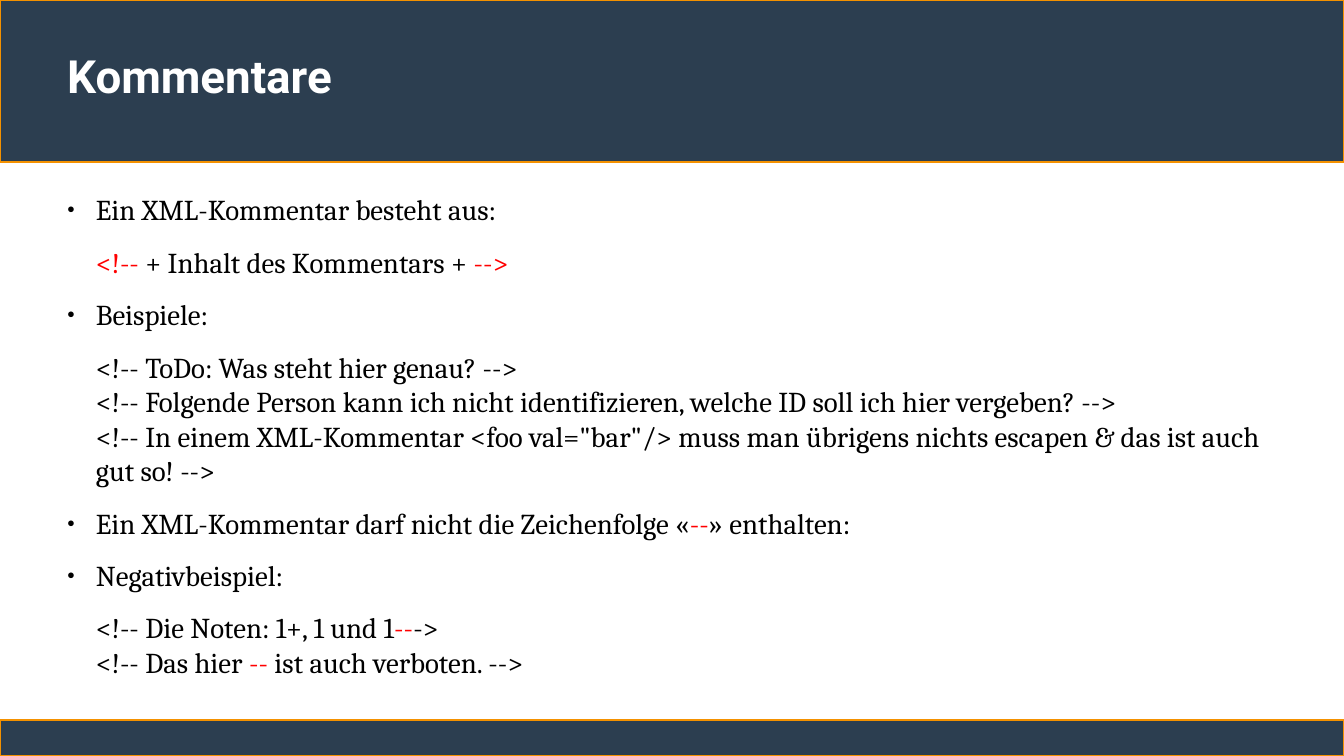
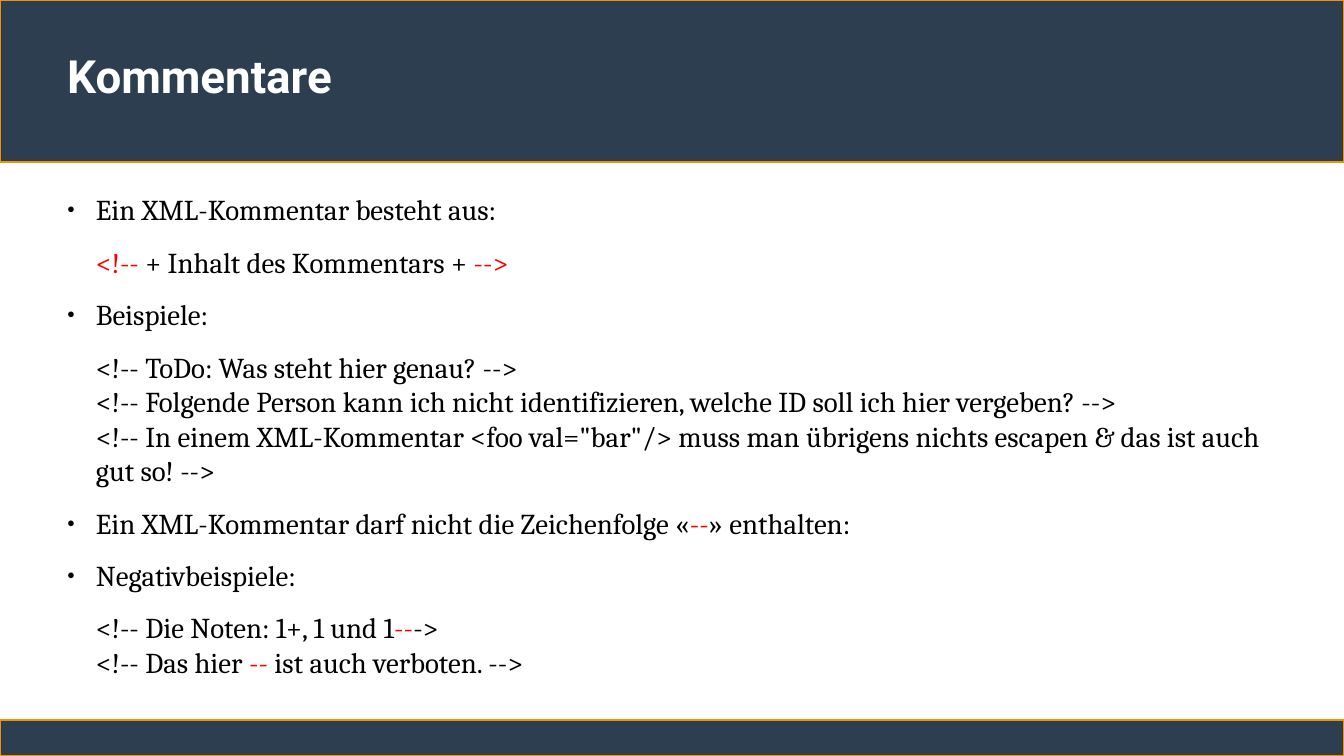
Before and after one commit to ChristianSonderUniSG/xml-kurs, a slide deck: slide 6 of sitzung_2/sitzung_2.odp. Drawn at 1344x756 pixels with LibreOffice and Linux fonts; fonts in the diff are those of the drawing. Boxes give left, top, right and bottom in pixels: in the first picture for what was removed or moved away, otherwise in the second. Text is boxed around its words. In the diff, an @@ line names an element or a change of style, - is before the commit and + after.

```diff
--- a/sitzung_2/sitzung_2.odp
+++ b/sitzung_2/sitzung_2.odp
@@ text at [96,566,296,592]: text changed @@
-● Negativbeispiel:
+● Negativbeispiele:
```
Also in this commit, not shown: 15 other slides changed, 1 other file.
